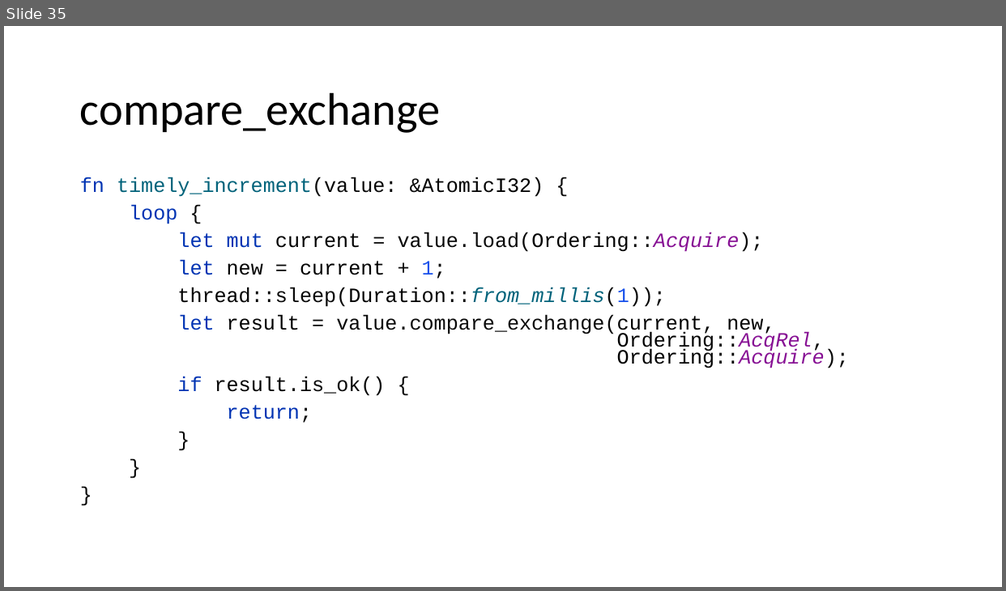
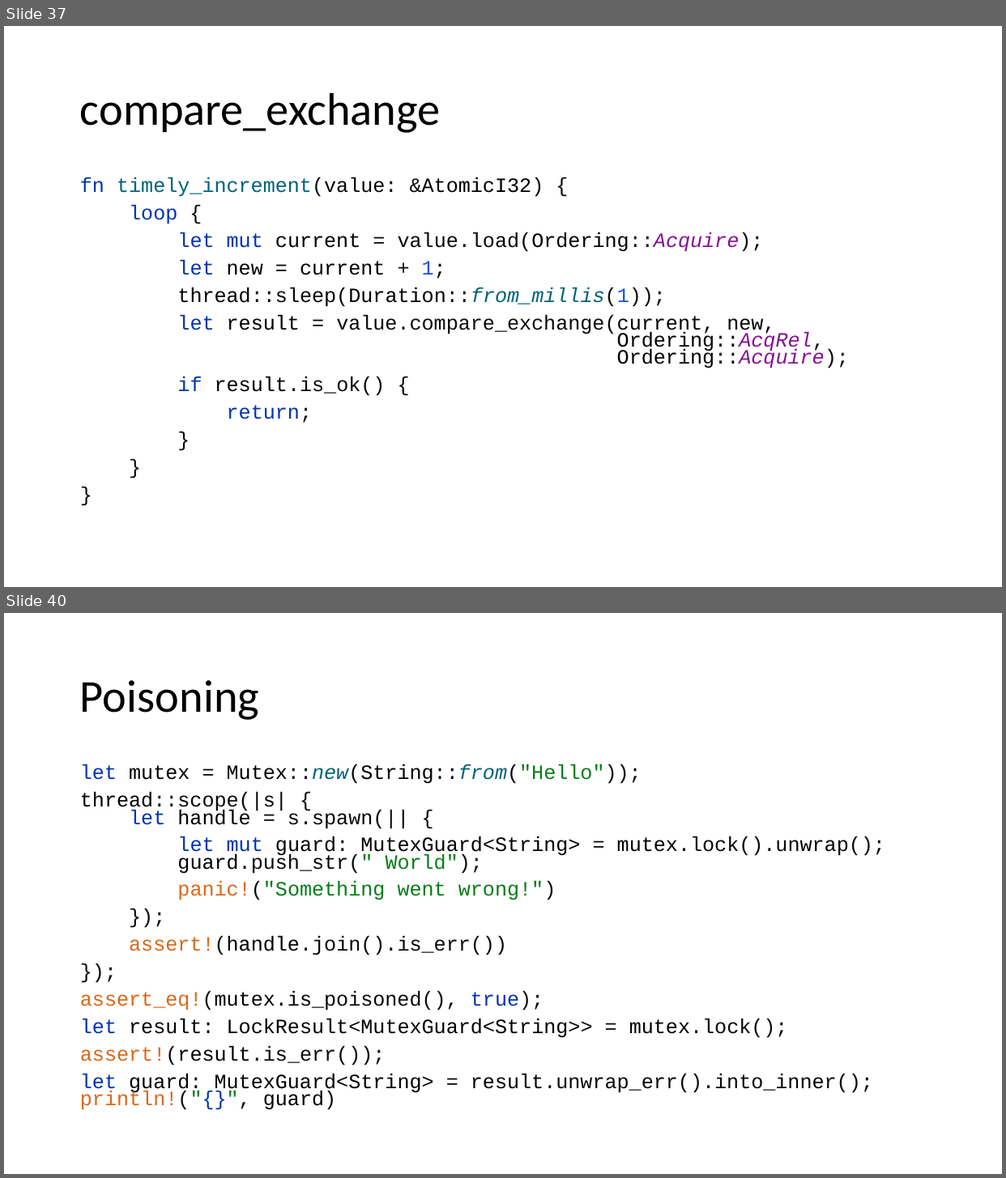
Before and after one commit to kugushev/course-rust-basics, a slide deck: src/11-Multithreading/11-Multithreading.pptx. Shown one above the other, each under a label of ours: slide 35 before the commit, slides 37 and 40 after it; the slides between them are not shown. The pictures are 1006x591 and 1006x1178 pixels, drawn with LibreOffice and Linux fonts; fonts in the diff are those of the drawing. Boxes give left, top, right and bottom in pixels: in the first picture for what was removed or moved away, otherwise in the second. Text is boxed around its words. In the diff, an @@ line names an element or a change of style, - is before the commit and + after.

```diff
--- a/src/11-Multithreading/11-Multithreading.pptx
+++ b/src/11-Multithreading/11-Multithreading.pptx
@@ slide 40 added at bbox=[4, 613, 1002, 1174], background #FFFFFF @@
@@ title added at bbox=[80, 680, 259, 720], 44 pt, text #000000 @@
+Poisoning
@@ text added at bbox=[80, 764, 885, 1110], 19.6 pt, text #080808 @@
+let mutex = Mutex::new(String::from("Hello"));
+thread::scope(|s| {
+let handle = s.spawn(|| {
+let mut guard: MutexGuard<String> = mutex.lock().unwrap();
+guard.push_str(" World");
+panic!("Something went wrong!")
+});
+assert!(handle.join().is_err())
+});
+assert_eq!(mutex.is_poisoned(), true);
+let result: LockResult<MutexGuard<String>> = mutex.lock();
+assert!(result.is_err());
+let guard: MutexGuard<String> = result.unwrap_err().into_inner();
+println!("{}", guard)
@@ what was slide 35 is now slide 37 @@
```
Also in this commit, not shown: 11 other slides added, 2 slides removed, 1 other file.
